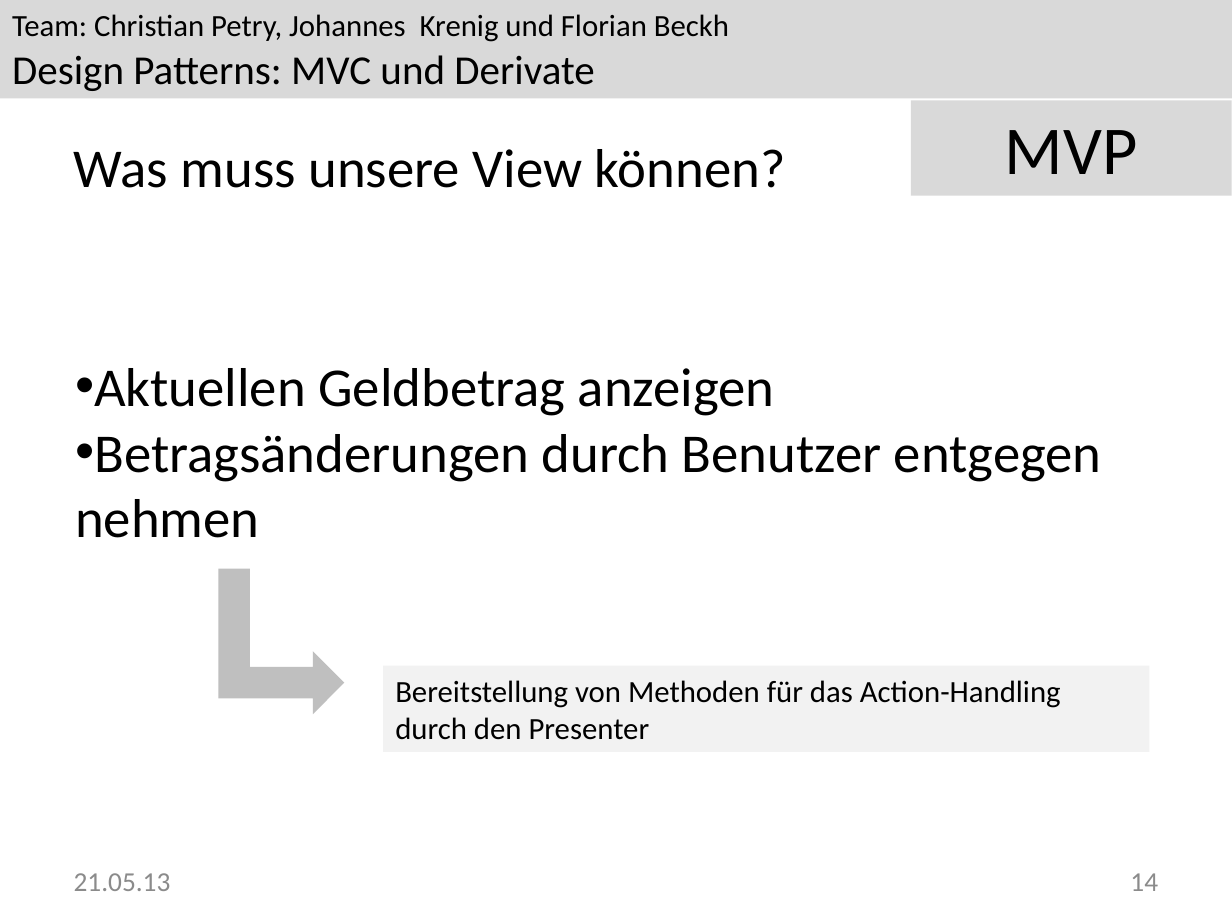
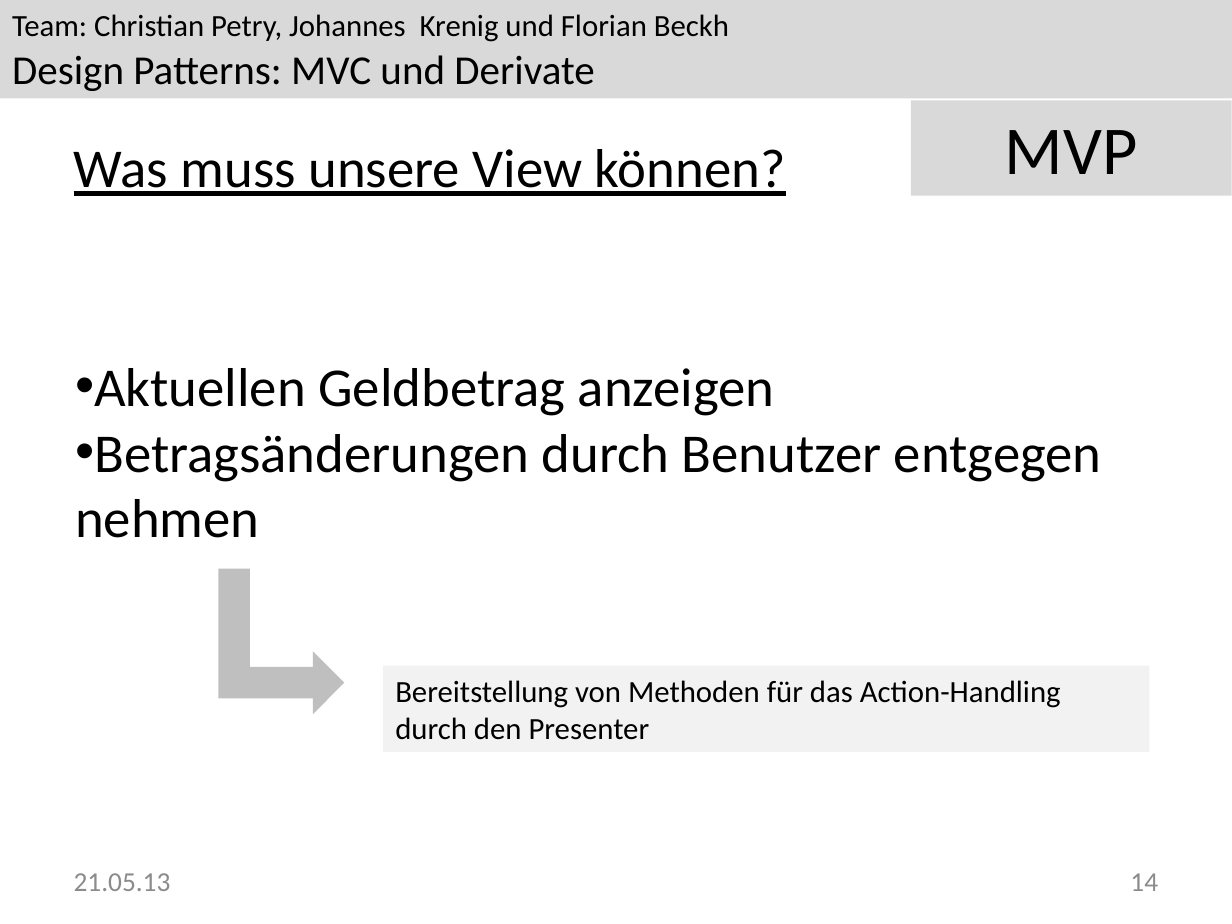
Before and after one commit to Greever/Design-Pattern-MVC, a slide deck: slide 14 of Dokumentation/Praesentation/MVP.pptx. Drawn at 1232x924 pixels with LibreOffice and Linux fonts; fonts in the diff are those of the drawing; background and template pictures are left out. Boxes give left, top, right and bottom in pixels: in the first picture for what was removed or moved away, otherwise in the second. Text is boxed around its words. In the diff, an @@ line names an element or a change of style, - is before the commit and + after.

```diff
--- a/Dokumentation/Praesentation/MVP.pptx
+++ b/Dokumentation/Praesentation/MVP.pptx
@@ text "Was muss unsere View können?" at box(74, 149, 786, 196): underline on @@
```
Also in this commit, not shown: 8 other slides changed.
